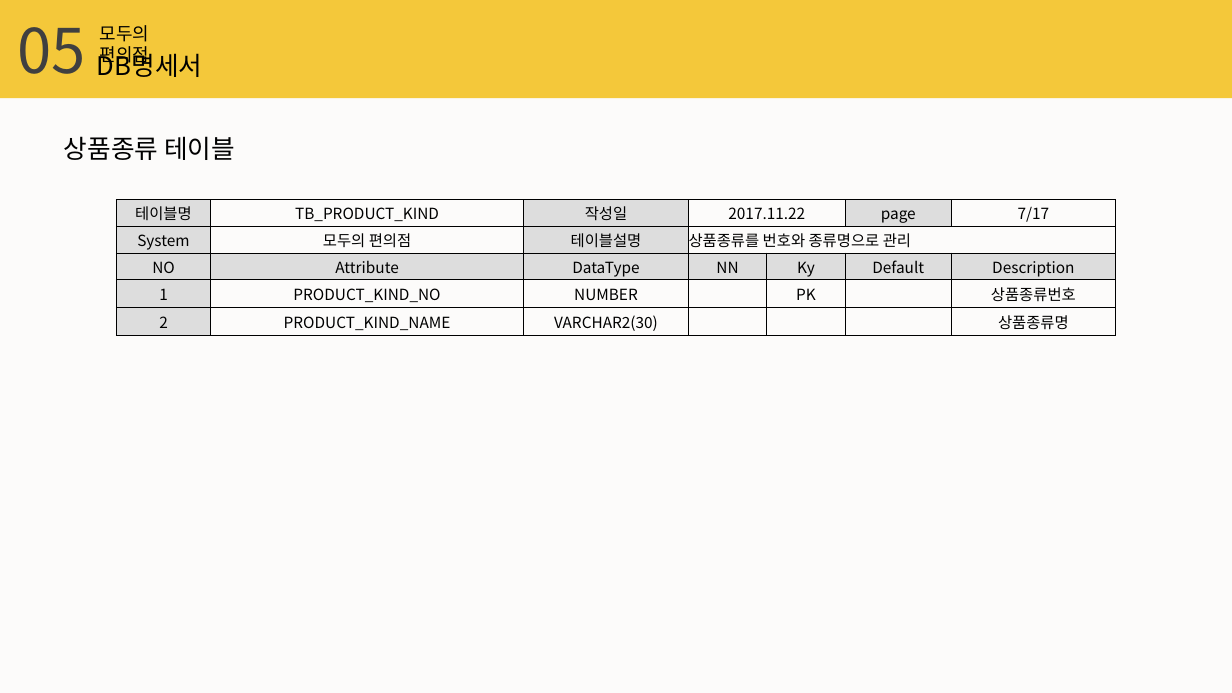
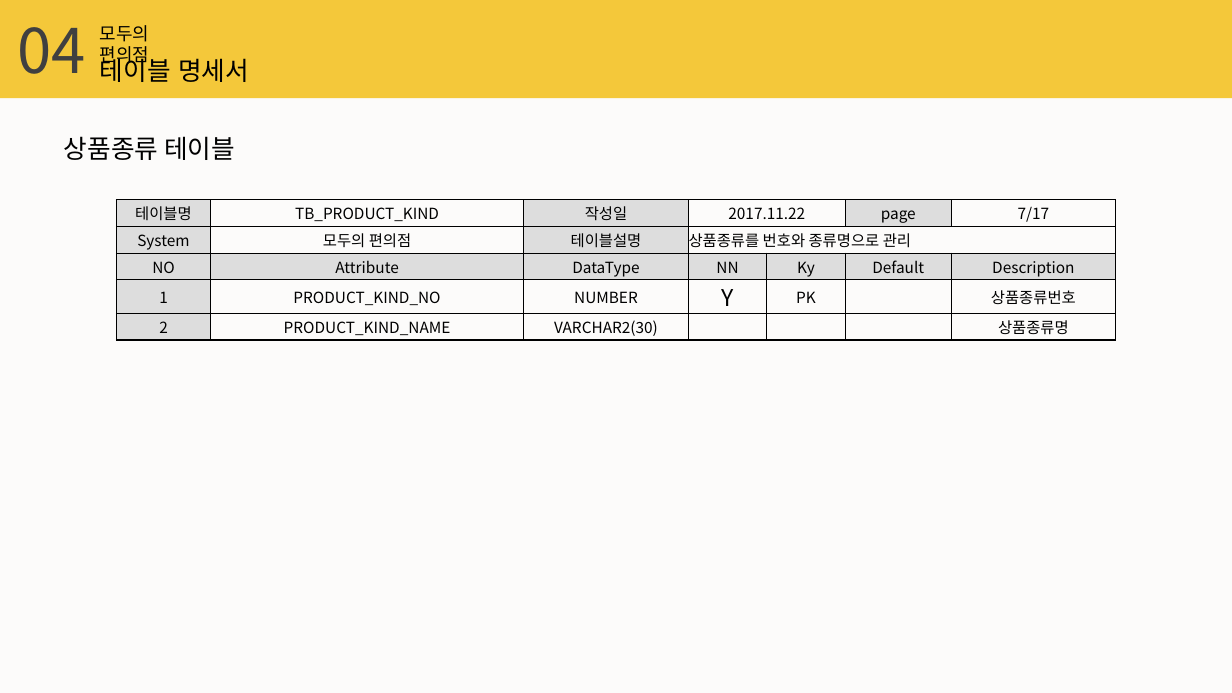
Before and after one commit to hwanghyohyuk/KHFinalProject, a slide deck: slide 23 of 제출문서/DB설계보고서/편리하조_DB설계보고서.pptx. Drawn at 1232x693 pixels with LibreOffice and Linux fonts; fonts in the diff are those of the drawing. Boxes give left, top, right and bottom in pixels: in the first picture for what was removed or moved away, otherwise in the second. Text is boxed around its words. In the diff, an @@ line names an element or a change of style, - is before the commit and + after.

```diff
--- a/제출문서/DB설계보고서/편리하조_DB설계보고서.pptx
+++ b/제출문서/DB설계보고서/편리하조_DB설계보고서.pptx
@@ text at bbox=[17, 27, 85, 74]: text changed @@
-05
+04
@@ text removed at bbox=[97, 48, 202, 77] @@
-DB명세서
@@ text added at bbox=[100, 54, 249, 82], 20 pt, text #000000 @@
+테이블 명세서
@@ table at bbox=[116, 200, 1117, 340] @@
-row 4, column 4: 
+row 4, column 4: Y
```
Also in this commit, not shown: 26 other slides changed, 2 other files.
